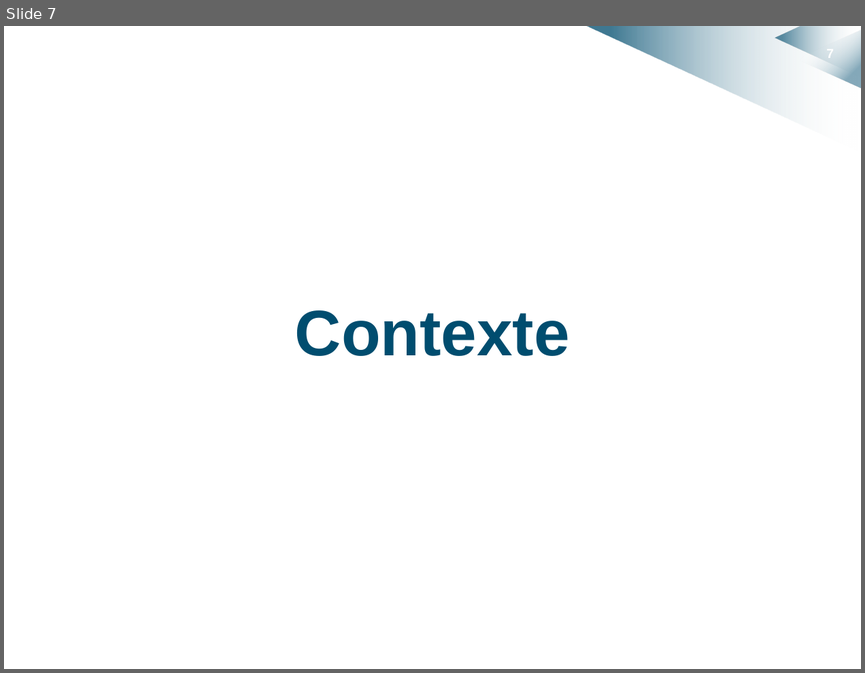
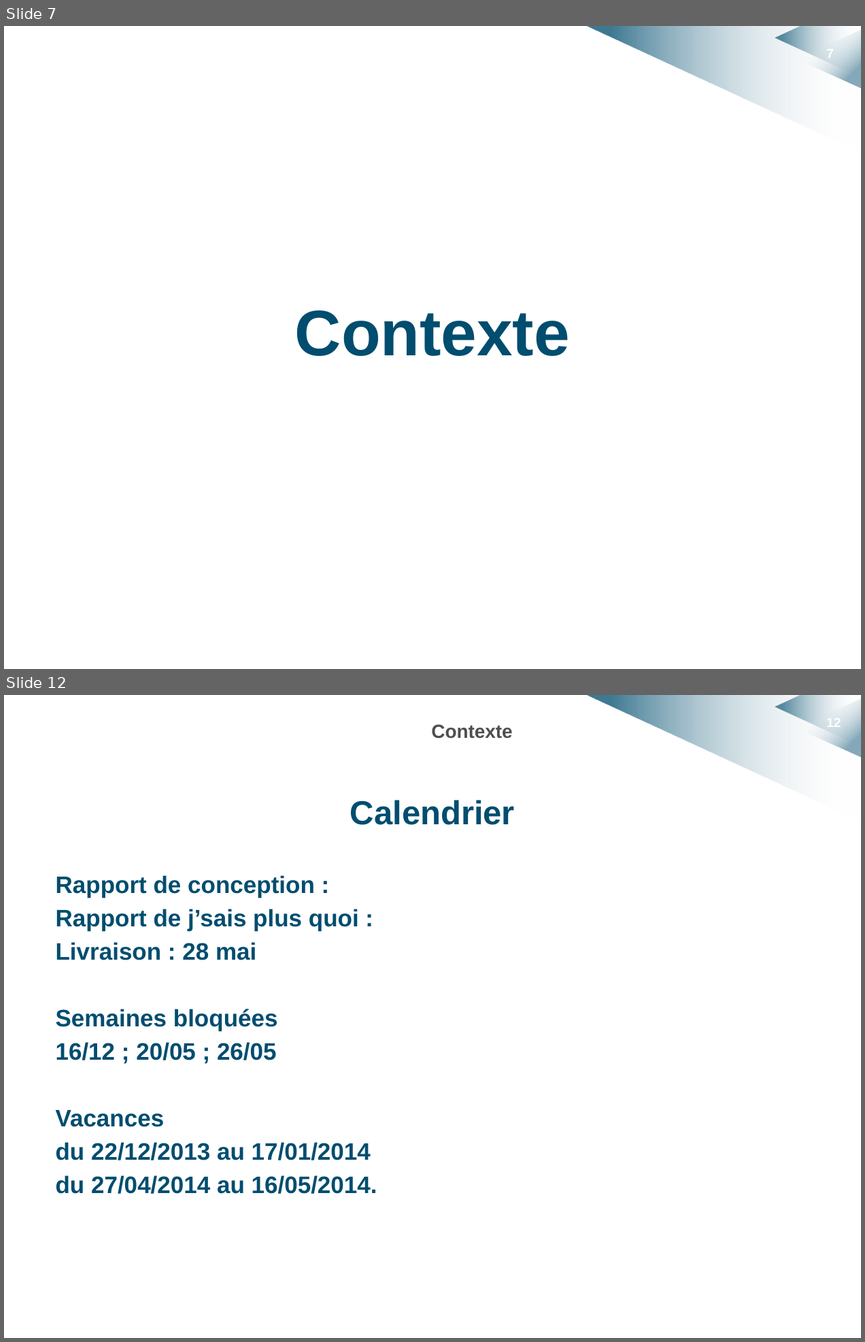
Before and after one commit to HKervadec/korrigolo, a slide deck: soutenances/planification/soutenance_planification.pptx. Shown one above the other, each under a label of ours: slide 7 before the commit, slides 7 and 12 after it; the slides between them are not shown. The pictures are 865x673 and 865x1342 pixels, drawn with LibreOffice and Linux fonts; fonts in the diff are those of the drawing; background and template pictures are left out. Boxes give left, top, right and bottom in pixels: in the first picture for what was removed or moved away, otherwise in the second. Text is boxed around its words. In the diff, an @@ line names an element or a change of style, - is before the commit and + after.

```diff
--- a/soutenances/planification/soutenance_planification.pptx
+++ b/soutenances/planification/soutenance_planification.pptx
@@ slide 12 added at bbox=[4, 695, 861, 1338], background #FFFFFF; not listed: 4 template elements that a slide beside it also shows @@
@@ title added at bbox=[431, 724, 512, 739], 16 pt, text #4F4D50, bold @@
+Contexte
@@ text added at bbox=[56, 800, 515, 1193], 20 pt, text #004D6F, bold @@
+Calendrier
+Rapport de conception :
+Rapport de j’sais plus quoi :
+Livraison : 28 mai
+Semaines bloquées
+16/12 ; 20/05 ; 26/05
+Vacances
+du 22/12/2013 au 17/01/2014
+du 27/04/2014 au 16/05/2014.
```
Also in this commit, not shown: 5 slides changed, 12 other slides added.
